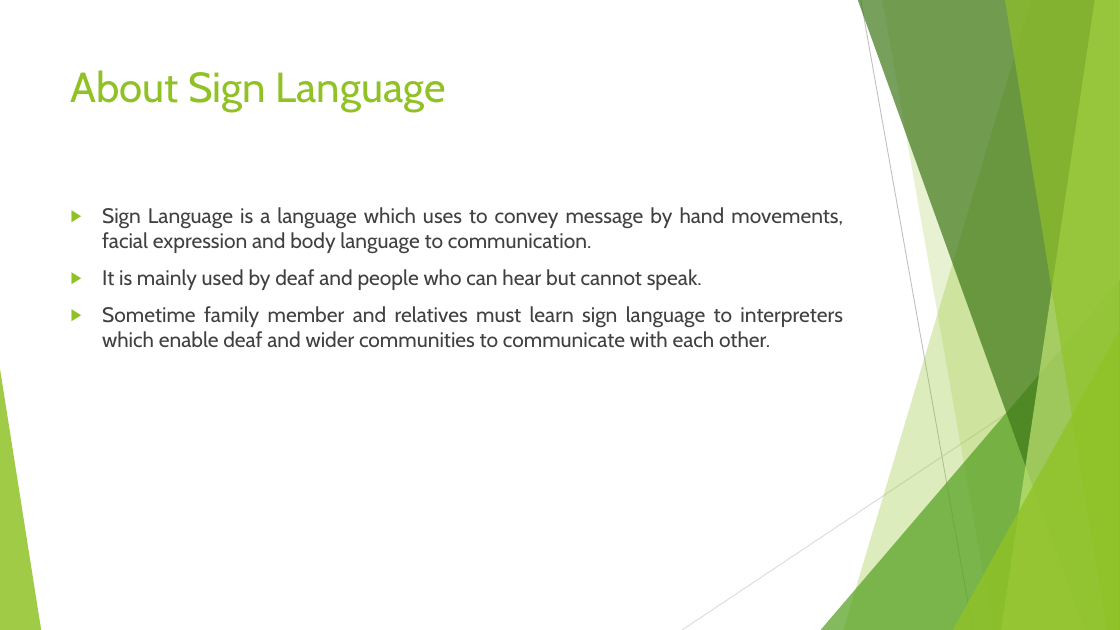
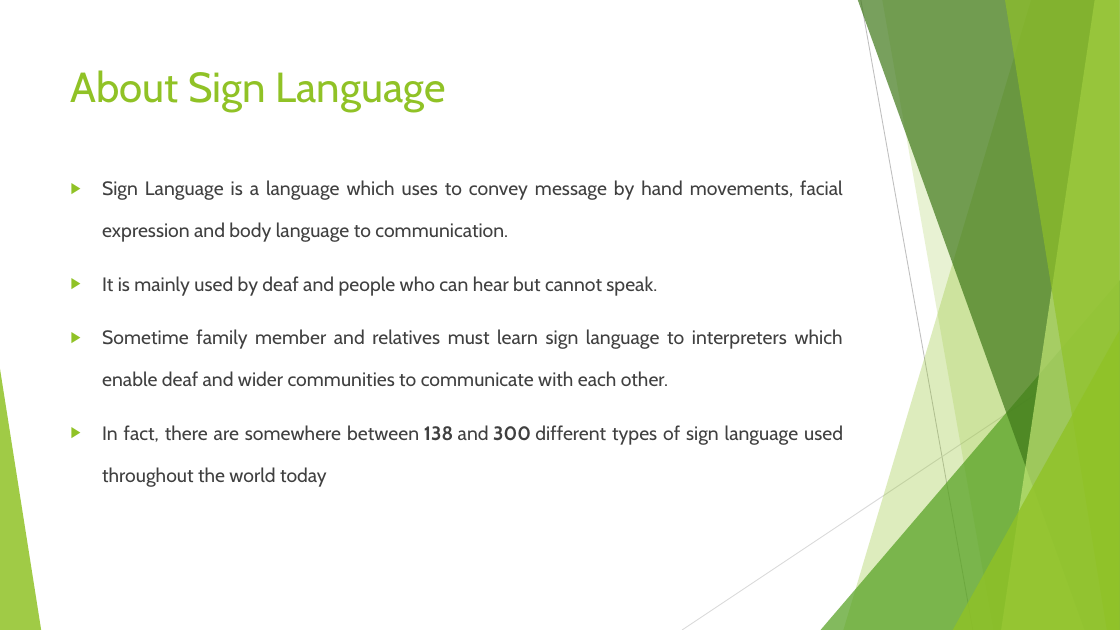
Before and after one commit to sandipgoswami/Mythesis, a slide deck: slide 5 of Sign language/Final/Thesis PPT 0362577-2.pptx (slide 4 before the commit). Drawn at 1120x630 pixels with LibreOffice and Linux fonts; fonts in the diff are those of the drawing. Boxes give left, top, right and bottom in pixels: in the first picture for what was removed or moved away, otherwise in the second. Text is boxed around its words. In the diff, an @@ line names an element or a change of style, - is before the commit and + after.

```diff
--- a/Sign language/Final/Thesis PPT 0362577-2.pptx
+++ b/Sign language/Final/Thesis PPT 0362577-2.pptx
@@ text "Sign Language is a language ...": place and size @@
-text "Sign Language is a language ..." at [102,207,843,347]
+text "Sign Language is a language ..." at [102,180,843,487]
@@ text at [102,180,843,386]: size 18 to 16.6 pt in "Sign Language is a language which uses ...", "It is mainly used by deaf and ...", "Sometime family member and relatives must learn ..."; line spacing 1 to 1.8 @@
@@ text at [102,425,843,487]: paragraph added @@
+▶ In fact, there are somewhere between 138 and 300 different types of sign language used throughout the world today
```
Also in this commit, not shown: 2 other slides changed, 4 slides added, 3 other files.
